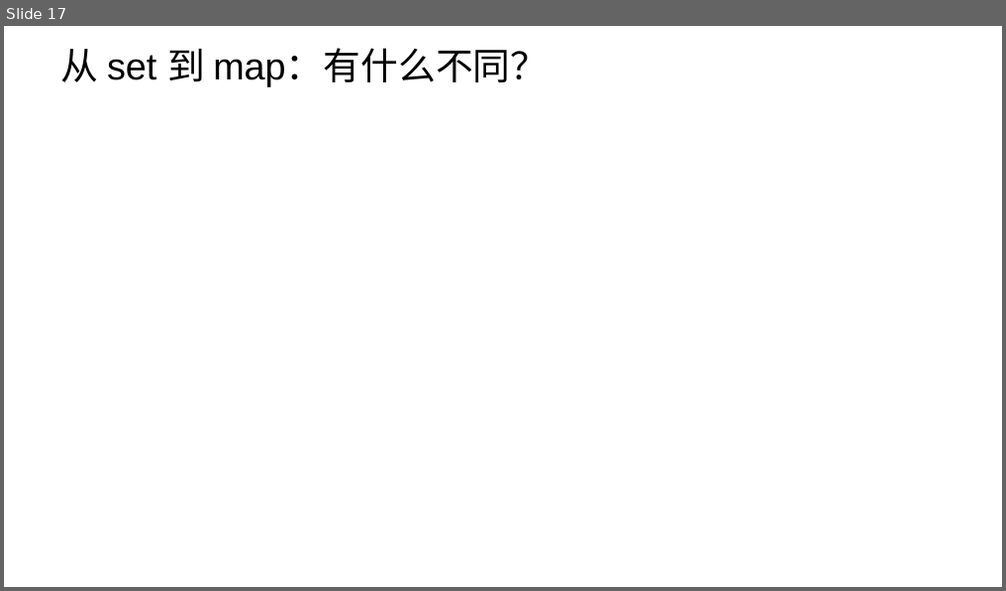
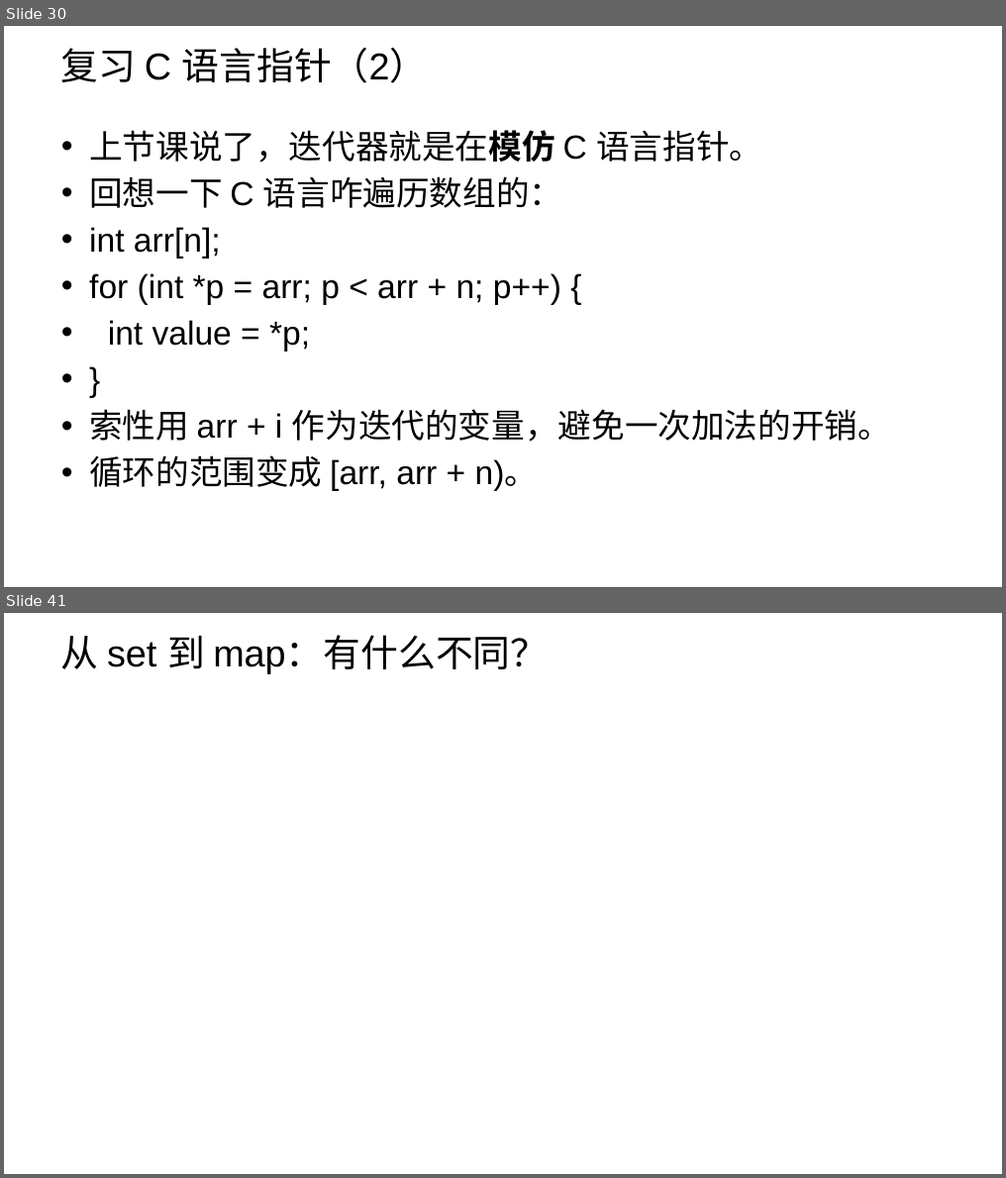
Before and after one commit to parallel101/course, a slide deck: 14/slides.pptx. Shown one above the other, each under a label of ours: slide 17 before the commit, slides 30 and 41 after it; the slides between them are not shown. The pictures are 1006x591 and 1006x1178 pixels, drawn with LibreOffice and Linux fonts; fonts in the diff are those of the drawing; background and template pictures are left out. Boxes give left, top, right and bottom in pixels: in the first picture for what was removed or moved away, otherwise in the second. Text is boxed around its words. In the diff, an @@ line names an element or a change of style, - is before the commit and + after.

```diff
--- a/14/slides.pptx
+++ b/14/slides.pptx
@@ slide 30 added at box(4, 26, 1002, 587), background picture (left out) @@
@@ title added at box(61, 48, 428, 83), 36 pt, text #000000 @@
+复习 C 语言指针（2）
@@ text added at box(89, 130, 891, 491), 32 pt, text #000000 @@
+• 上节课说了，迭代器就是在模仿 C 语言指针。
+• 回想一下 C 语言咋遍历数组的：
+• int arr[n];
+• for (int *p = arr; p < arr + n; p++) {
+• int value = *p;
+• }
+• 索性用 arr + i 作为迭代的变量，避免一次加法的开销。
+• 循环的范围变成 [arr, arr + n)。
@@ what was slide 17 is now slide 41 @@
```
Also in this commit, not shown: 2 slides changed, 21 other slides added, 12 other files.
